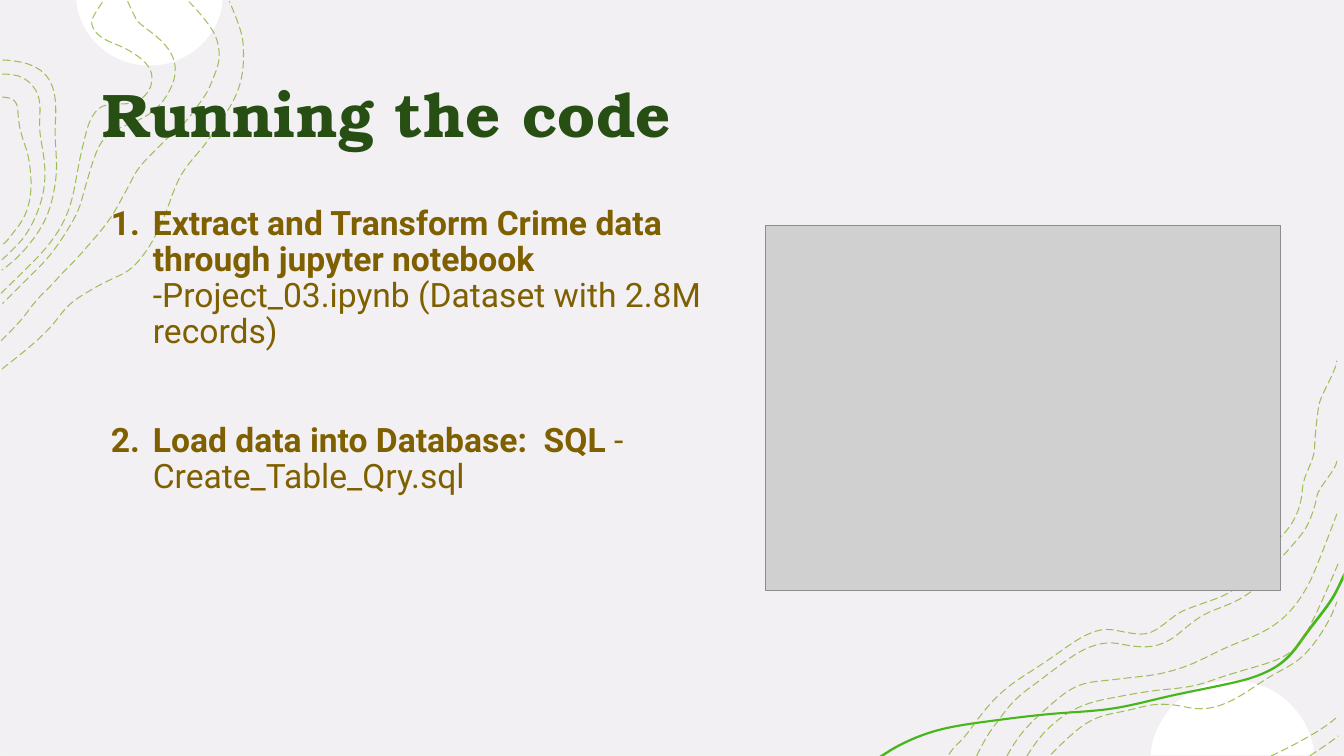
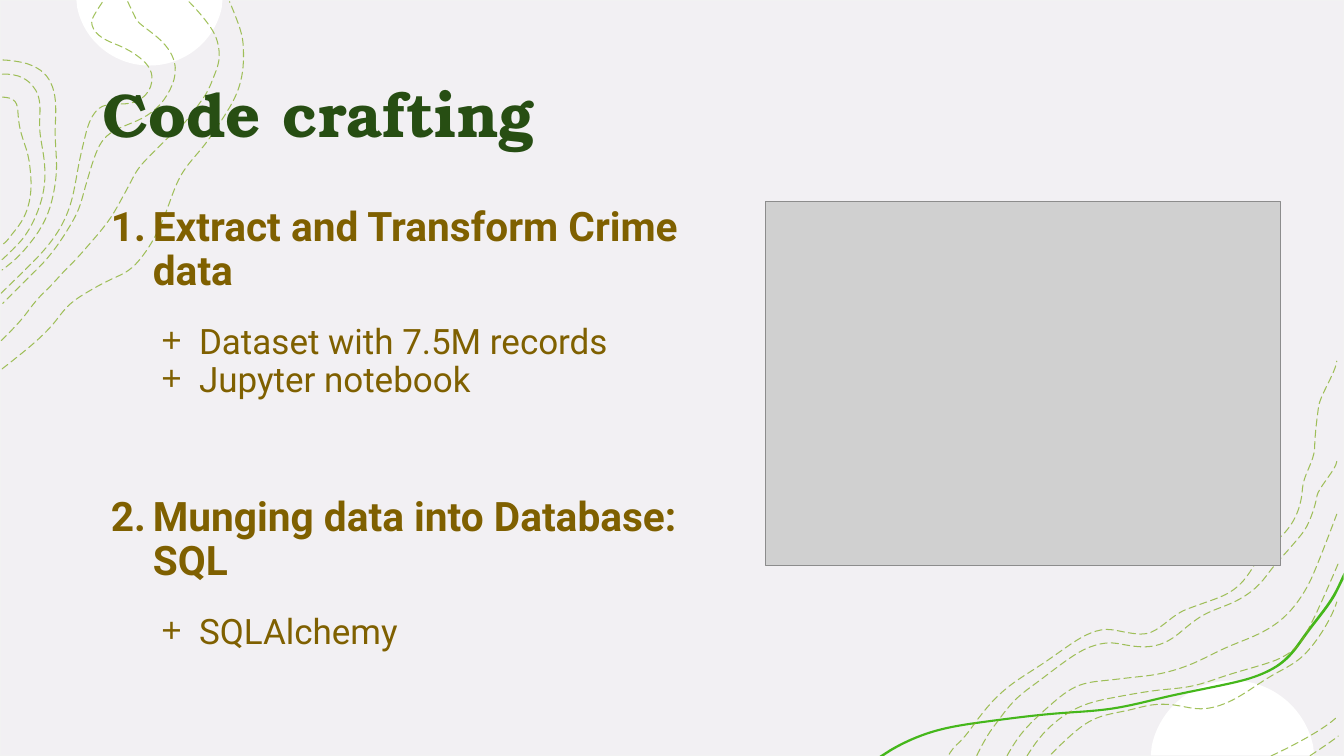
Before and after one commit to Karla-Flores/Chicago-Crime-Visualizing-Data, a slide deck: slide 3 of Chicago Crime 210816.pptx. Drawn at 1344x756 pixels with LibreOffice and Linux fonts; fonts in the diff are those of the drawing; grey boxes stand for pictures. Boxes give left, top, right and bottom in pixels: in the first picture for what was removed or moved away, otherwise in the second. Text is boxed around its words. In the diff, an @@ line names an element or a change of style, - is before the commit and + after.

```diff
--- a/Chicago Crime 210816.pptx
+++ b/Chicago Crime 210816.pptx
@@ title at (x1=102, y1=76, x2=534, y2=154): text changed @@
-Running the code
+Code crafting
@@ text at (x1=153, y1=204, x2=677, y2=652): text changed; size 23.9 to 29 pt @@
-1. Extract and Transform Crime data through jupyter notebook -Project_03.ipynb (Dataset with 2.8M records)
-2. Load data into Database: SQL - Create_Table_Qry.sql
+1. Extract and Transform Crime data
+  + Dataset with 7.5M records
+  + Jupyter notebook
+2. Munging data into Database: SQL
+  + SQLAlchemy
@@ picture moved from (x1=766, y1=226, x2=1281, y2=591) to (x1=766, y1=202, x2=1281, y2=567) @@
```
Also in this commit, not shown: 1 other slide changed.
